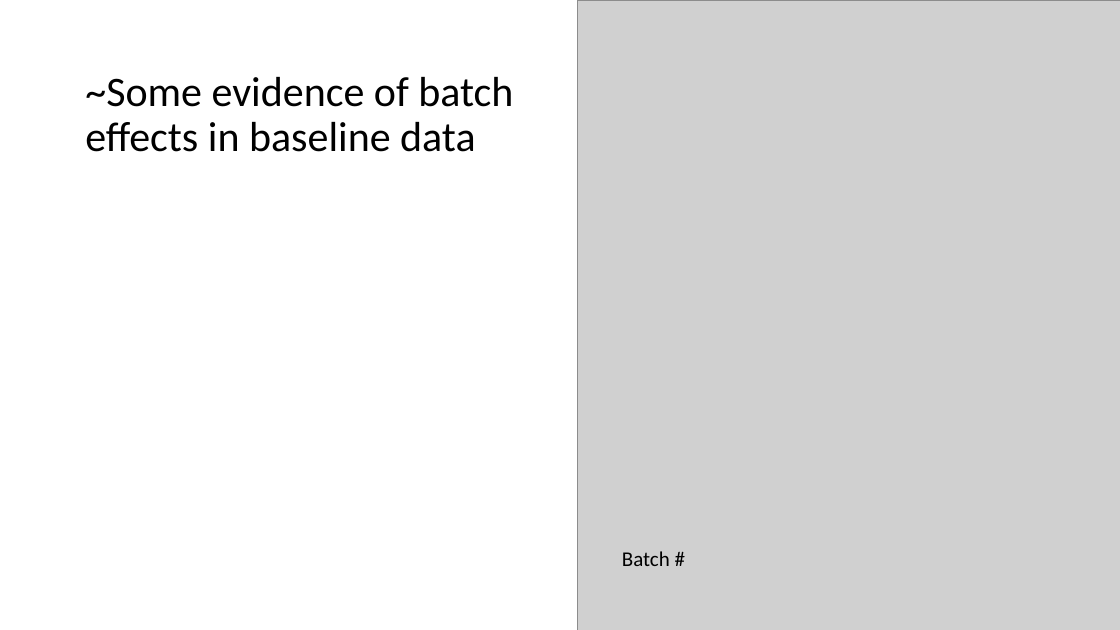
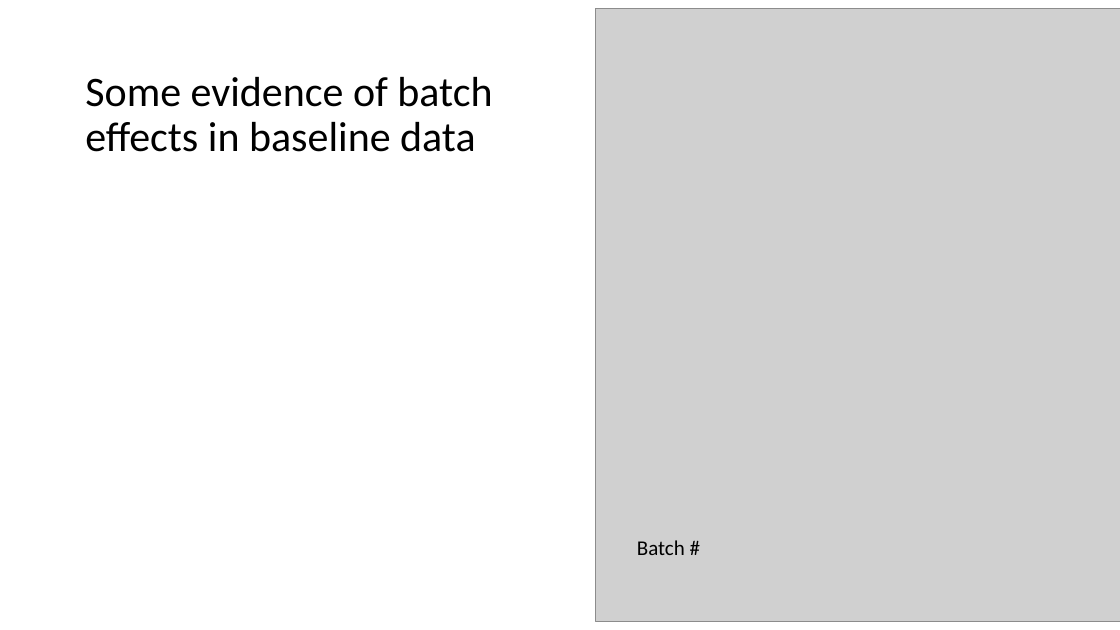
Before and after one commit to tybottorff/bottorffdocs, a slide deck: slide 6 of presentations/NCI_talks/2024_10_23.pptx (slide 5 before the commit). Drawn at 1120x630 pixels with LibreOffice and Linux fonts; fonts in the diff are those of the drawing; grey boxes stand for pictures. Boxes give left, top, right and bottom in pixels: in the first picture for what was removed or moved away, otherwise in the second. Text is boxed around its words. In the diff, an @@ line names an element or a change of style, - is before the commit and + after.

```diff
--- a/presentations/NCI_talks/2024_10_23.pptx
+++ b/presentations/NCI_talks/2024_10_23.pptx
@@ picture: place and size @@
-picture at [578, 0, 1120, 630]
+picture at [595, 8, 1120, 621]
@@ title at [85, 77, 492, 152]: text changed @@
-~Some evidence of batch effects in baseline data
+Some evidence of batch effects in baseline data
@@ text "Batch #": place and size @@
-text "Batch #" at [622, 551, 670, 566]
+text "Batch #" at [637, 540, 685, 555]
```
Also in this commit, not shown: 5 other slides changed, 2 slides added.
